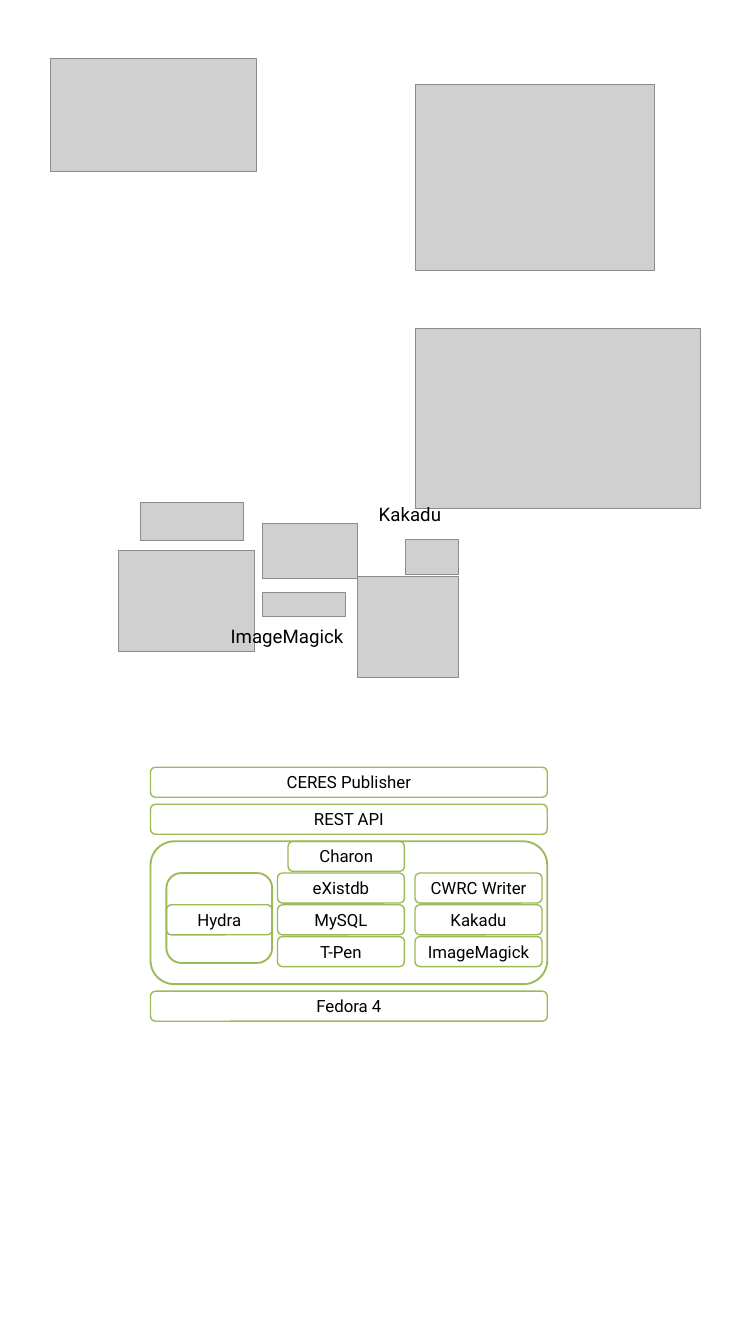
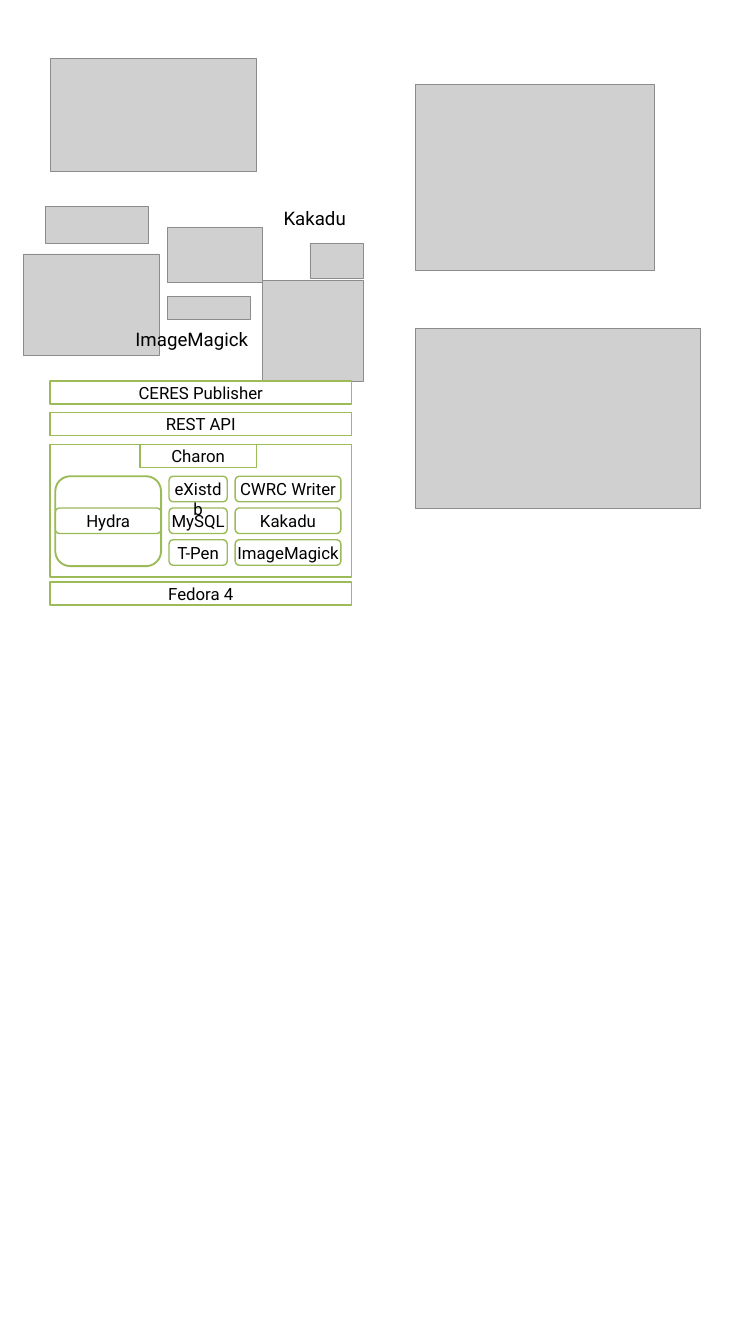
Before and after one commit to sarahjeansweeney/Presentations, a slide deck: slide 2 of Open Repositories 2017/Charon Poster/OR2017_Charon_Poster_Working.pptx. Drawn at 756x1344 pixels with LibreOffice and Linux fonts; fonts in the diff are those of the drawing; grey boxes stand for pictures. Boxes give left, top, right and bottom in pixels: in the first picture for what was removed or moved away, otherwise in the second. Text is boxed around its words. In the diff, an @@ line names an element or a change of style, - is before the commit and + after.

Commit message:
Components draft done

```diff
--- a/Open Repositories 2017/Charon Poster/OR2017_Charon_Poster_Working.pptx
+++ b/Open Repositories 2017/Charon Poster/OR2017_Charon_Poster_Working.pptx
@@ 6 pictures, 2 texts moved together from (x1=119, y1=503, x2=458, y2=677) to (x1=24, y1=206, x2=364, y2=381) @@
@@ rectangle "CERES Publisher" resized from (x1=151, y1=767, x2=548, y2=798) to (x1=50, y1=381, x2=351, y2=404) @@
@@ rectangle "REST API" resized from (x1=151, y1=804, x2=548, y2=835) to (x1=50, y1=413, x2=351, y2=435) @@
@@ rounded rectangle to rectangle in 5 elements at (x1=50, y1=582, x2=351, y2=605), (x1=140, y1=445, x2=256, y2=468), (x1=50, y1=381, x2=351, y2=404), (x1=50, y1=413, x2=351, y2=435), (x1=50, y1=445, x2=351, y2=577) @@
@@ rectangle resized from (x1=151, y1=841, x2=548, y2=984) to (x1=50, y1=445, x2=351, y2=577) @@
@@ rectangle "Charon" resized from (x1=288, y1=841, x2=405, y2=872) to (x1=140, y1=445, x2=256, y2=468) @@
@@ rounded rectangle moved from (x1=167, y1=873, x2=272, y2=963) to (x1=55, y1=476, x2=161, y2=566) @@
@@ rounded rectangle "eXistdb" resized from (x1=278, y1=873, x2=405, y2=903) to (x1=169, y1=476, x2=228, y2=502) @@
@@ rounded rectangle "CWRC Writer" resized from (x1=415, y1=873, x2=542, y2=903) to (x1=235, y1=476, x2=341, y2=502) @@
@@ rounded rectangle "Hydra" resized from (x1=167, y1=905, x2=272, y2=935) to (x1=55, y1=508, x2=161, y2=534) @@
@@ rounded rectangle "MySQL" resized from (x1=278, y1=905, x2=405, y2=935) to (x1=169, y1=508, x2=228, y2=534) @@
@@ rounded rectangle "Kakadu" resized from (x1=415, y1=905, x2=542, y2=935) to (x1=235, y1=508, x2=341, y2=534) @@
@@ rounded rectangle "T-Pen" resized from (x1=278, y1=937, x2=405, y2=967) to (x1=169, y1=540, x2=228, y2=565) @@
@@ rounded rectangle "ImageMagick" resized from (x1=415, y1=937, x2=542, y2=967) to (x1=235, y1=540, x2=341, y2=565) @@
@@ rectangle "Fedora 4" resized from (x1=151, y1=991, x2=548, y2=1021) to (x1=50, y1=582, x2=351, y2=605) @@
```
Also in this commit, not shown: 1 other slide changed.
